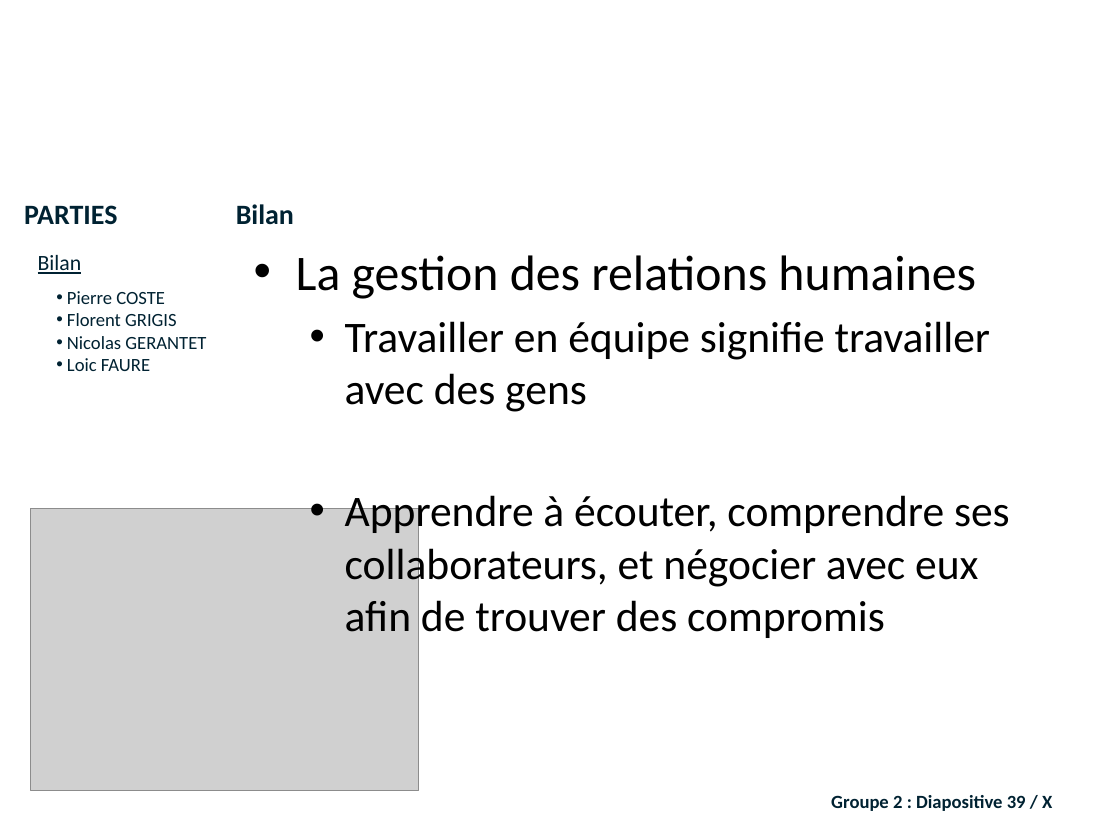
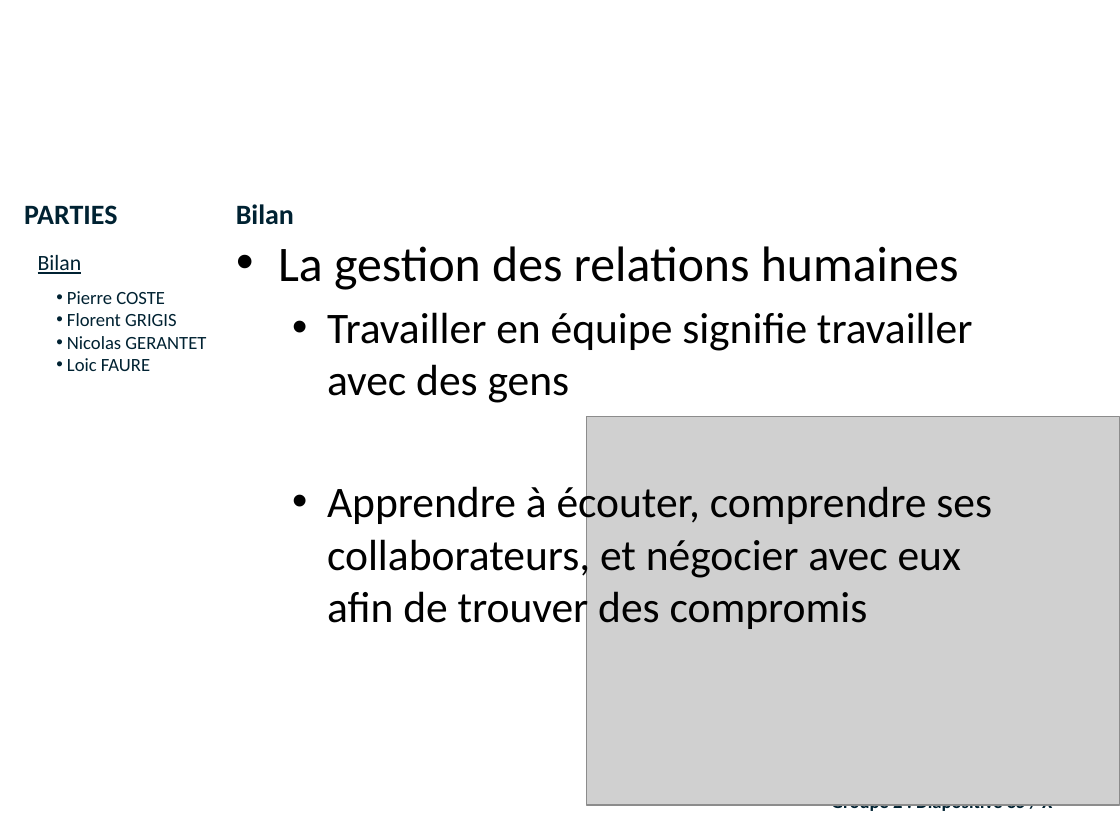
Before and after one commit to lobtec/dartiesgroupe2, a slide deck: slide 85 of PROJET/Soutenance Finale/Présentation finale.pptx (slide 39 before the commit). Drawn at 1120x840 pixels with LibreOffice and Linux fonts; fonts in the diff are those of the drawing; grey boxes stand for pictures; background and template pictures are left out. Boxes give left, top, right and bottom in pixels: in the first picture for what was removed or moved away, otherwise in the second. Text is boxed around its words. In the diff, an @@ line names an element or a change of style, - is before the commit and + after.

```diff
--- a/PROJET/Soutenance Finale/Présentation finale.pptx
+++ b/PROJET/Soutenance Finale/Présentation finale.pptx
@@ text "La gestion des relations humaines" rewrapped from (296,255,1010,638) to (278,246,992,633) @@
@@ picture: place and size @@
-picture at (31,508,419,791)
+picture at (587,417,1120,804)
@@ text at (831,804,1052,814): text changed @@
-Groupe 2 : Diapositive 39 / X
+Groupe 2 : Diapositive 85 / X
```
Also in this commit, not shown: 12 other slides changed, 48 slides added, 2 slides removed.
